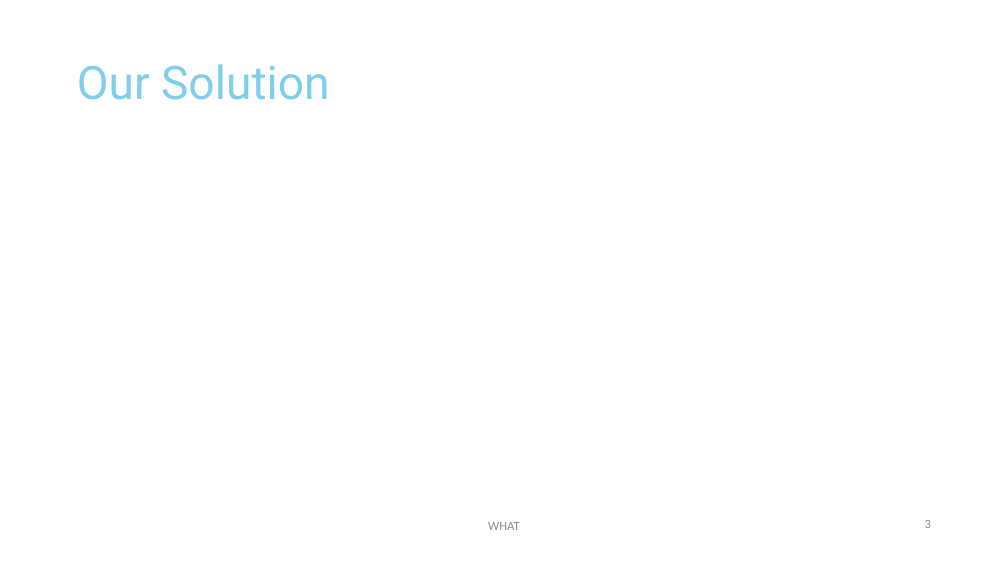
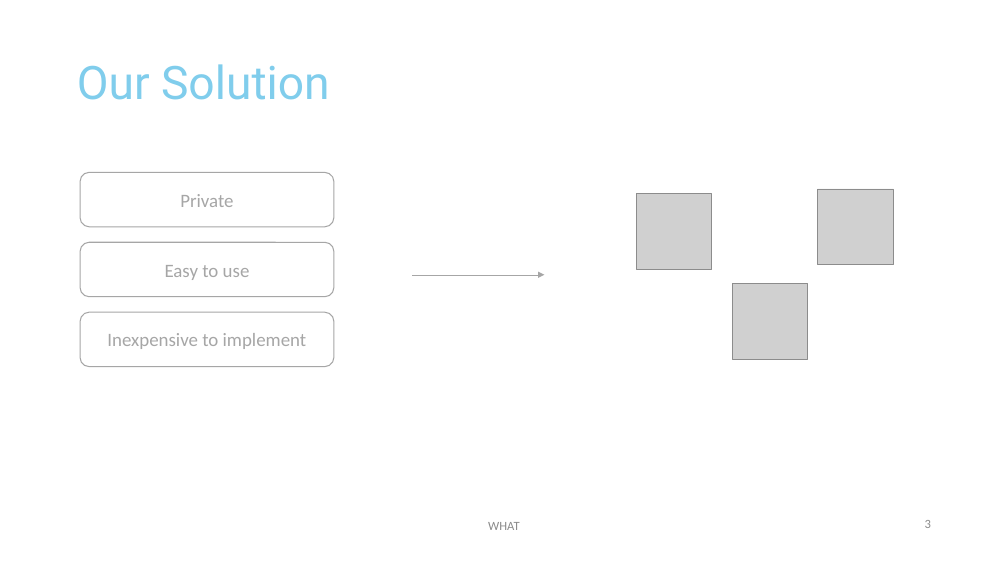
Before and after one commit to michael-spengler/Tracer-wwi19dsa, a slide deck: slide 3 of business/Tracer.pptx. Drawn at 1008x567 pixels with LibreOffice and Linux fonts; fonts in the diff are those of the drawing; grey boxes stand for pictures; background and template pictures are left out. Boxes give left, top, right and bottom in pixels: in the first picture for what was removed or moved away, otherwise in the second. Text is boxed around its words. In the diff, an @@ line names an element or a change of style, - is before the commit and + after.

Commit message:
update pitch deck

```diff
--- a/business/Tracer.pptx
+++ b/business/Tracer.pptx
@@ rounded rectangle added at <box>80,172,334,227</box>, outline #A6A6A6 1 pt, 18 pt, text #A6A6A6 @@
+Private
@@ picture added at <box>637,194,712,269</box> @@
@@ picture added at <box>818,189,894,265</box> @@
@@ rounded rectangle added at <box>80,242,334,296</box>, outline #A6A6A6 1 pt, 18 pt, text #A6A6A6 @@
+Easy to use
@@ arrow added from (412, 274) to (544, 274), #A6A6A6 0.5 pt @@
@@ picture added at <box>733,284,808,359</box> @@
@@ rounded rectangle added at <box>80,312,334,367</box>, outline #A6A6A6 1 pt, 18 pt, text #A6A6A6 @@
+Inexpensive to implement
```
Also in this commit, not shown: 1 other slide changed, 3 slides added, 1 slide removed, 4 other files.
